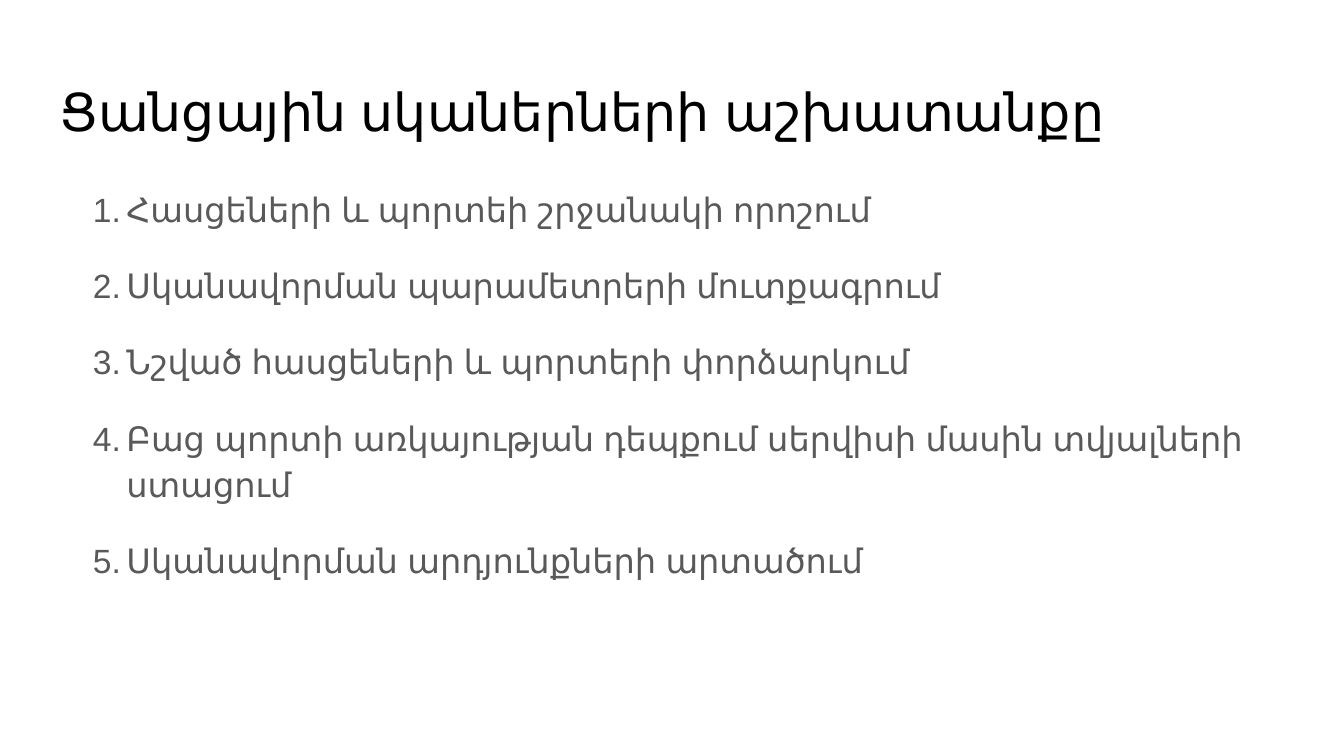
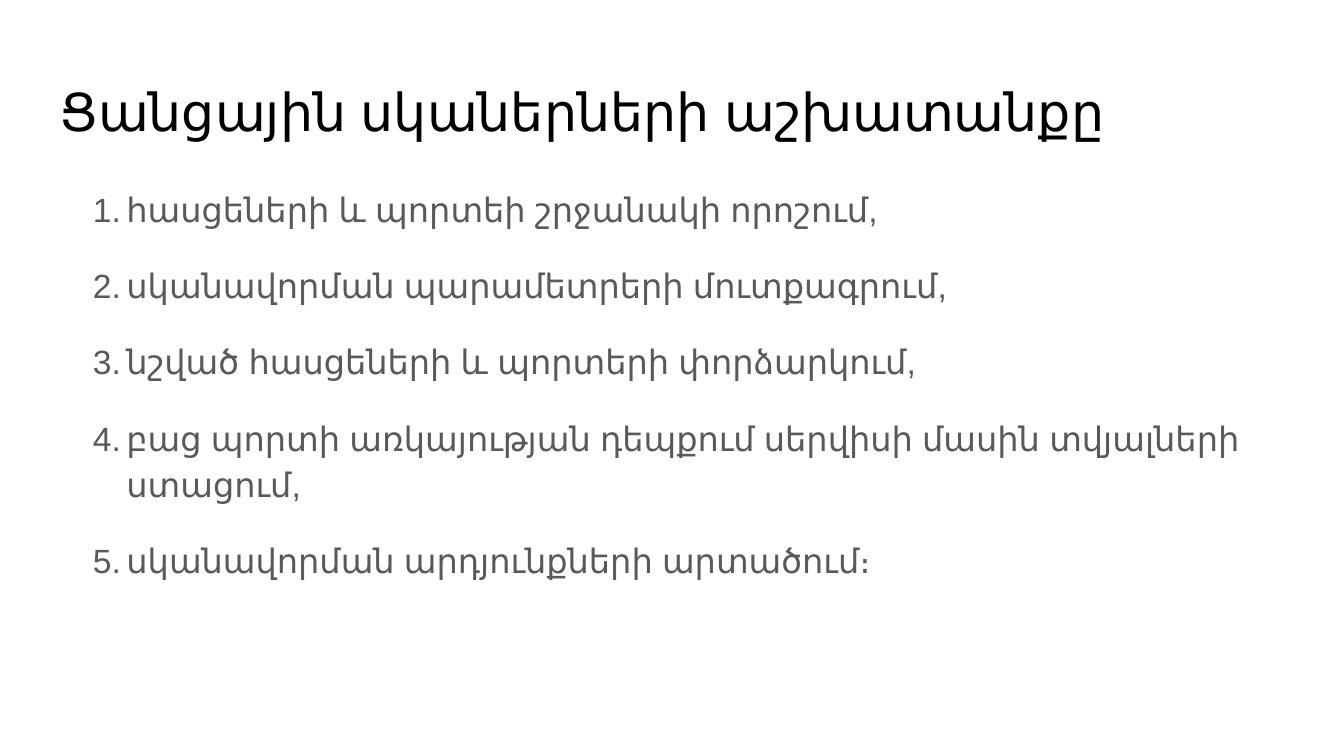
Before and after one commit to axper/lmap, a slide deck: slide 7 of tex/2016/presentation/presentation.pptx. Drawn at 1344x756 pixels with LibreOffice and Linux fonts; fonts in the diff are those of the drawing. Boxes give left, top, right and bottom in pixels: in the first picture for what was removed or moved away, otherwise in the second. Text is boxed around its words. In the diff, an @@ line names an element or a change of style, - is before the commit and + after.

Commit message:
updated presentation

```diff
--- a/tex/2016/presentation/presentation.pptx
+++ b/tex/2016/presentation/presentation.pptx
@@ text at (126,196,1239,580): text changed @@
-1. Հասցեների և պորտեի շրջանակի որոշում
-2. Սկանավորման պարամետրերի մուտքագրում
-3. Նշված հասցեների և պորտերի փորձարկում
-4. Բաց պորտի առկայության դեպքում սերվիսի մասին տվյալների ստացում
-5. Սկանավորման արդյունքների արտածում
+1. հասցեների և պորտեի շրջանակի որոշում,
+2. սկանավորման պարամետրերի մուտքագրում,
+3. նշված հասցեների և պորտերի փորձարկում,
+4. բաց պորտի առկայության դեպքում սերվիսի մասին տվյալների ստացում,
+5. սկանավորման արդյունքների արտածում։
```
Also in this commit, not shown: 9 other slides changed, 1 slide added, 2 other files.
